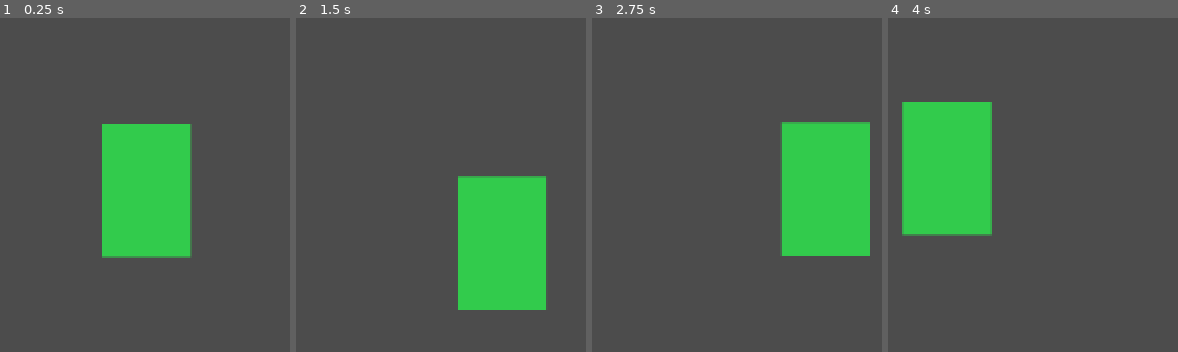
Above: before the commit, frames 1-4 (left to right).
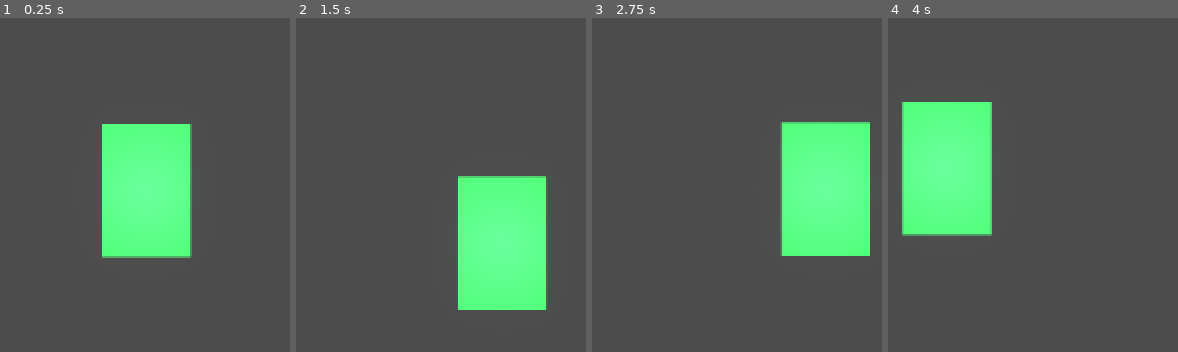
Above: after the commit, the same moments.

Repository: WMsans/top-down-rogue
Game: Godot game, scene res://scenes/main.tscn
Same seed, same stepped clock (60 frames per second), same inputs: the game is played once before the commit and once after it.
Inputs (mouse positions are in pixels of both pictures, inside the frame that each line leads up to):
- Up to frame 1 (0.25 s): no input
- Up to frame 2 (1.5 s): tap Enter at 0.5 s; move the mouse to (outside the picture) at 0.52 s; hold D 0.53-1.28 s; tap Z at 0.6 s; click (outside the picture) at 0.67 s; tap Space at 1.25 s; move the mouse to (outside the picture) at 1.27 s; hold S from 1.28 s (still down); tap X at 1.35 s
- Up to frame 3 (2.75 s): move the mouse to (outside the picture) at 2.02 s; release S at 2.03 s; hold D from 2.03 s (still down); tap C at 2.1 s
- Up to frame 4 (4 s): tap Enter at 2.75 s; move the mouse to (outside the picture) at 2.77 s; release D at 2.78 s; hold W 2.78-3.53 s; tap Z at 2.85 s; click (outside the picture) at 2.92 s; move the mouse to (outside the picture) at 3.52 s; hold A from 3.53 s (still down); tap X at 3.6 s

The runs differ from the first frame. In frame 1, 12% of the frame differs, in the area x 35-66%, y 31-72%; in frame 2, 12%; in frame 3, 12%; in frame 4, 12%, in the area x 4-36%, y 25-65%.
Error in both runs: Cannot call method 'shader_create_from_spirv' on a null value. (res://src/core/world_manager.gd:97)

Commit message:
fix: lighting setup

Diff:
--- a/scenes/main.tscn
+++ b/scenes/main.tscn
@@ -7,6 +7,10 @@
 [ext_resource type="Script" uid="uid://dhvbrthaofi0b" path="res://src/terrain/world_preview.gd" id="6"]
 [ext_resource type="PackedScene" uid="uid://dyro2k6hacg2y" path="res://scenes/player.tscn" id="7"]
 [ext_resource type="Script" uid="uid://41pttcuclgqw" path="res://src/debug/collision_overlay.gd" id="8"]
+
+[sub_resource type="Environment" id="Environment_o6xl0"]
+background_mode = 3
+glow_enabled = true
 
 [node name="Main" type="Node2D" unique_id=194821170]
 
@@ -33,3 +37,10 @@
 
 [node name="CollisionOverlay" type="Node2D" parent="DebugManager" unique_id=1883432000]
 script = ExtResource("8")
+
+[node name="WorldEnvironment" type="WorldEnvironment" parent="." unique_id=1615427374]
+environment = SubResource("Environment_o6xl0")
+
+[node name="DirectionalLight2D" type="DirectionalLight2D" parent="." unique_id=1871237143]
+color = Color(0.95, 0.95, 0.95, 1)
+blend_mode = 1
--- a/scenes/player.tscn
+++ b/scenes/player.tscn
@@ -1,9 +1,18 @@
 [gd_scene format=3 uid="uid://dyro2k6hacg2y"]
 
-[ext_resource type="Script" uid="uid://qr0pr5uqvbhh" path="res://src/player/player_controller.gd" id="1"]
+[ext_resource type="Script" uid="uid://hixog1elal7b" path="res://src/player/player_controller.gd" id="1"]
 
 [sub_resource type="RectangleShape2D" id="1"]
 size = Vector2(8, 12)
+
+[sub_resource type="Gradient" id="Gradient_3vyb7"]
+colors = PackedColorArray(1, 1, 1, 1, 0, 0, 0, 1)
+
+[sub_resource type="GradientTexture2D" id="GradientTexture2D_g2els"]
+gradient = SubResource("Gradient_3vyb7")
+fill = 1
+fill_from = Vector2(0.5, 0.5)
+fill_to = Vector2(1, 0.5)
 
 [node name="Player" type="CharacterBody2D" unique_id=1776190034]
 script = ExtResource("1")
@@ -22,3 +31,7 @@
 
 [node name="CollisionShape2D" type="CollisionShape2D" parent="." unique_id=2000232908]
 shape = SubResource("1")
+
+[node name="PointLight2D" type="PointLight2D" parent="." unique_id=693124189]
+energy = 2.0
+texture = SubResource("GradientTexture2D_g2els")
